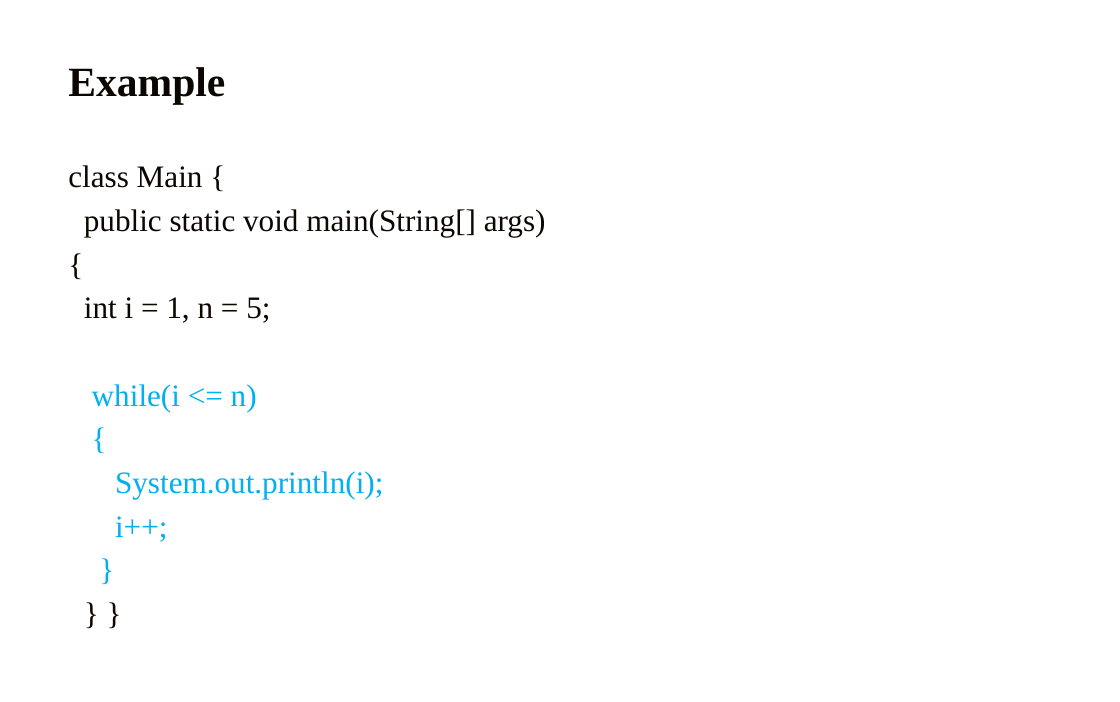
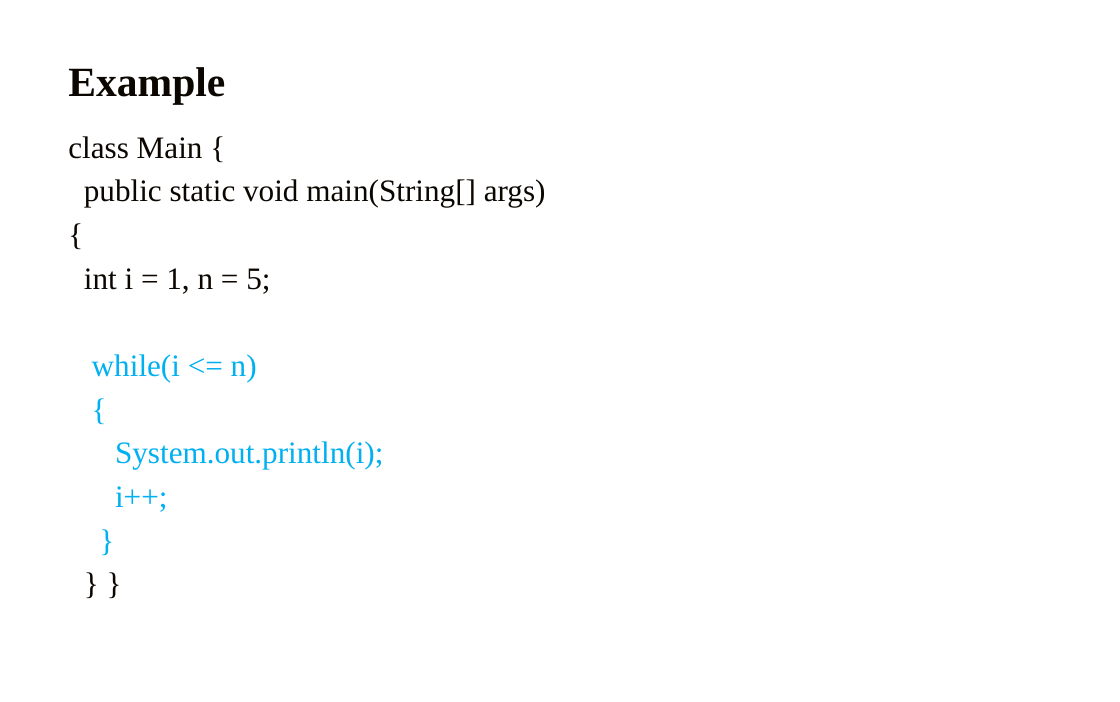
Before and after one commit to sandeepsomavarapu/Java_Fullstack_02_Nov_2023, a slide deck: slide 26 of 4 Condtional statements.pptx. Drawn at 1120x702 pixels with LibreOffice and Linux fonts; fonts in the diff are those of the drawing; background and template pictures are left out. Boxes give left, top, right and bottom in pixels: in the first picture for what was removed or moved away, otherwise in the second. Text is boxed around its words. In the diff, an @@ line names an element or a change of style, - is before the commit and + after.

```diff
--- a/4 Condtional statements.pptx
+++ b/4 Condtional statements.pptx
@@ text "class Main {": place and size @@
-text "class Main {" at <box>68,165,546,542</box>
+text "class Main {" at <box>68,136,546,512</box>
```
Also in this commit, not shown: 1 other slide changed, 4 other files.
